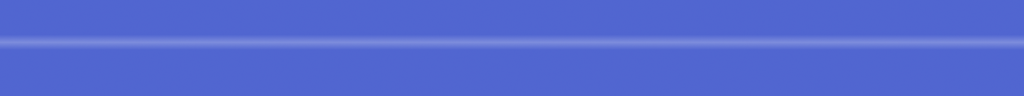
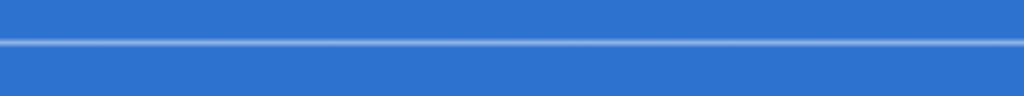
Layered file, before and after one edit (1024 x 96). Changes by layer:
painted on "arrière-plan" over [left=0, top=0, right=1024, bottom=96]
showed "Arrière-plan javatronic" over [left=0, top=0, right=1024, bottom=96]
